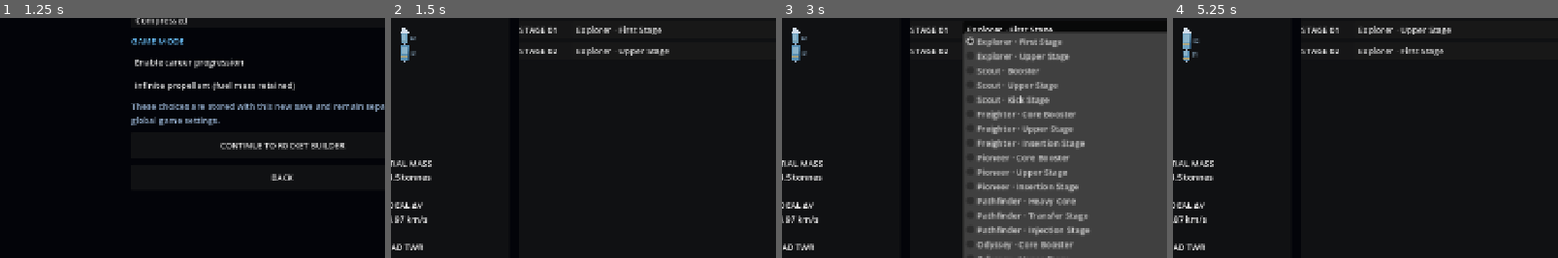
Above: before the commit, frames 1-4 (left to right).
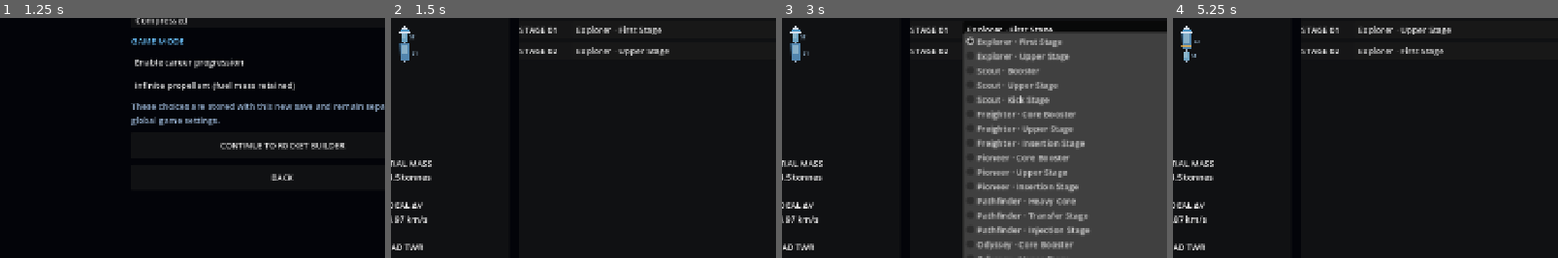
Above: after the commit, the same moments.

Repository: Blagos1195/Gravity-simulator
Game: Godot game, scene res://scenes/main.tscn
Same seed, same stepped clock (60 frames per second), same inputs: the game is played once before the commit and once after it.
Inputs:
- Up to frame 1 (1.25 s): click "NEW GAME" at 0.5 s
- Up to frame 2 (1.5 s): click "CONTINUE TO ROCKET BUILDER" at 1.25 s
- Up to frame 3 (3 s): click "Freighter · LEO cargo" at 2 s; click "Explorer · First Stage" at 2.75 s
- Up to frame 4 (5.25 s): click "1 engine" at 3.5 s; click "Standard tank" at 4.25 s; click "↑" at 5 s
The pictures show only the part of the screen within x 13-63%, y 42-92%; the shares and areas given below are measured in that part.

Frame 1 is identical in both runs. In frame 2, 0.2% of the frame differs, in the area x 2-8%, y 3-18%; in frame 3, 0.2%; in frame 4, 0.2%.

Commit message:
Make spacecraft appearance configurable through mods (#17)
* Make rocket stage appearance data-driven

* Make rocket stage appearance data-driven

* Make rocket stage appearance data-driven

* Make rocket stage appearance data-driven

* Make rocket stage appearance data-driven

* Make rocket stage appearance data-driven

* Keep stage visual profiles compact in catalog

* Center bounded engine cluster correctly

Diff:
--- a/Gravity/data/content_catalog.json
+++ b/Gravity/data/content_catalog.json
@@ -300,24 +300,24 @@
       }
     },
     "stage_parts": [
-      {"id": "explorer_first_stage", "label": "Explorer · Fi …(125 unchanged characters)… 000.0, "flow": 1500.0, "engine_count": 1},
-      {"id": "explorer_upper_stage", "label": "Explorer · Up …(119 unchanged characters)… 50000.0, "flow": 63.3, "engine_count": 1},
-      {"id": "scout_booster", "label": "Scout · Booster", "n …(102 unchanged characters)… 0000.0, "flow": 250.0, "engine_count": 1},
-      {"id": "scout_upper", "label": "Scout · Upper Stage",  …(106 unchanged characters)… 20000.0, "flow": 65.0, "engine_count": 1},
-      {"id": "scout_kick", "label": "Scout · Kick Stage", "n …(111 unchanged characters)… 10000.0, "flow": 30.0, "engine_count": 1},
-      {"id": "freighter_core", "label": "Freighter · Core Bo …(122 unchanged characters)… 000.0, "flow": 1650.0, "engine_count": 1},
-      {"id": "freighter_upper", "label": "Freighter · Upper  …(117 unchanged characters)… 0000.0, "flow": 320.0, "engine_count": 1},
-      {"id": "freighter_insertion", "label": "Freighter · In …(135 unchanged characters)… 60000.0, "flow": 75.0, "engine_count": 1},
-      {"id": "pioneer_core", "label": "Pioneer · Core Booste …(118 unchanged characters)… 000.0, "flow": 1800.0, "engine_count": 1},
-      {"id": "pioneer_upper", "label": "Pioneer · Upper Stag …(114 unchanged characters)… 0000.0, "flow": 370.0, "engine_count": 1},
-      {"id": "pioneer_insertion", "label": "Pioneer · Insert …(131 unchanged characters)… 90000.0, "flow": 82.0, "engine_count": 1},
-      {"id": "pathfinder_core", "label": "Pathfinder · Heavy …(122 unchanged characters)… 000.0, "flow": 3000.0, "engine_count": 1},
-      {"id": "pathfinder_transfer", "label": "Pathfinder · T …(130 unchanged characters)… 0000.0, "flow": 390.0, "engine_count": 1},
-      {"id": "pathfinder_injection", "label": "Pathfinder ·  …(130 unchanged characters)… 0000.0, "flow": 110.0, "engine_count": 1},
-      {"id": "odyssey_core", "label": "Odyssey · Core Booste …(118 unchanged characters)… 000.0, "flow": 1950.0, "engine_count": 1},
-      {"id": "odyssey_upper", "label": "Odyssey · Upper Stag …(114 unchanged characters)… 0000.0, "flow": 410.0, "engine_count": 1},
-      {"id": "odyssey_transfer", "label": "Odyssey · Transfe …(120 unchanged characters)… 10000.0, "flow": 87.0, "engine_count": 1},
-      {"id": "odyssey_kick", "label": "Odyssey · Deep-Space  …(128 unchanged characters)… 20000.0, "flow": 34.0, "engine_count": 1}
+      {"id": "explorer_first_stage", "label": "Explorer · Fi …(125 unchanged characters)… 000.0, "flow": 1500.0, "engine_count": 1, "visual_length_factor": 1.18, "visual_diameter_factor": 1.12, "visual_color_rgb": [0.32, 0.52, 0.68] },
+      {"id": "explorer_upper_stage", "label": "Explorer · Up …(119 unchanged characters)… 50000.0, "flow": 63.3, "engine_count": 1, "visual_length_factor": 0.94, "visual_diameter_factor": 0.9, "visual_color_rgb": [0.43, 0.64, 0.76] },
+      {"id": "scout_booster", "label": "Scout · Booster", "n …(102 unchanged characters)… 0000.0, "flow": 250.0, "engine_count": 1, "visual_length_factor": 1.18, "visual_diameter_factor": 1.12, "visual_color_rgb": [0.32, 0.52, 0.68] },
+      {"id": "scout_upper", "label": "Scout · Upper Stage",  …(106 unchanged characters)… 20000.0, "flow": 65.0, "engine_count": 1, "visual_length_factor": 0.94, "visual_diameter_factor": 0.9, "visual_color_rgb": [0.43, 0.64, 0.76] },
+      {"id": "scout_kick", "label": "Scout · Kick Stage", "n …(111 unchanged characters)… 10000.0, "flow": 30.0, "engine_count": 1, "visual_length_factor": 0.78, "visual_diameter_factor": 0.78, "visual_color_rgb": [0.52, 0.58, 0.68] },
+      {"id": "freighter_core", "label": "Freighter · Core Bo …(122 unchanged characters)… 000.0, "flow": 1650.0, "engine_count": 1, "visual_length_factor": 1.18, "visual_diameter_factor": 1.12, "visual_color_rgb": [0.32, 0.52, 0.68] },
+      {"id": "freighter_upper", "label": "Freighter · Upper  …(117 unchanged characters)… 0000.0, "flow": 320.0, "engine_count": 1, "visual_length_factor": 0.94, "visual_diameter_factor": 0.9, "visual_color_rgb": [0.43, 0.64, 0.76] },
+      {"id": "freighter_insertion", "label": "Freighter · In …(135 unchanged characters)… 60000.0, "flow": 75.0, "engine_count": 1, "visual_length_factor": 0.78, "visual_diameter_factor": 0.78, "visual_color_rgb": [0.52, 0.58, 0.68] },
+      {"id": "pioneer_core", "label": "Pioneer · Core Booste …(118 unchanged characters)… 000.0, "flow": 1800.0, "engine_count": 1, "visual_length_factor": 1.18, "visual_diameter_factor": 1.12, "visual_color_rgb": [0.32, 0.52, 0.68] },
+      {"id": "pioneer_upper", "label": "Pioneer · Upper Stag …(114 unchanged characters)… 0000.0, "flow": 370.0, "engine_count": 1, "visual_length_factor": 0.94, "visual_diameter_factor": 0.9, "visual_color_rgb": [0.43, 0.64, 0.76] },
+      {"id": "pioneer_insertion", "label": "Pioneer · Insert …(131 unchanged characters)… 90000.0, "flow": 82.0, "engine_count": 1, "visual_length_factor": 0.78, "visual_diameter_factor": 0.78, "visual_color_rgb": [0.52, 0.58, 0.68] },
+      {"id": "pathfinder_core", "label": "Pathfinder · Heavy …(122 unchanged characters)… 000.0, "flow": 3000.0, "engine_count": 1, "visual_length_factor": 1.18, "visual_diameter_factor": 1.12, "visual_color_rgb": [0.32, 0.52, 0.68] },
+      {"id": "pathfinder_transfer", "label": "Pathfinder · T …(130 unchanged characters)… 0000.0, "flow": 390.0, "engine_count": 1, "visual_length_factor": 0.94, "visual_diameter_factor": 0.9, "visual_color_rgb": [0.43, 0.64, 0.76] },
+      {"id": "pathfinder_injection", "label": "Pathfinder ·  …(130 unchanged characters)… 0000.0, "flow": 110.0, "engine_count": 1, "visual_length_factor": 0.78, "visual_diameter_factor": 0.78, "visual_color_rgb": [0.52, 0.58, 0.68] },
+      {"id": "odyssey_core", "label": "Odyssey · Core Booste …(118 unchanged characters)… 000.0, "flow": 1950.0, "engine_count": 1, "visual_length_factor": 1.18, "visual_diameter_factor": 1.12, "visual_color_rgb": [0.32, 0.52, 0.68] },
+      {"id": "odyssey_upper", "label": "Odyssey · Upper Stag …(114 unchanged characters)… 0000.0, "flow": 410.0, "engine_count": 1, "visual_length_factor": 0.94, "visual_diameter_factor": 0.9, "visual_color_rgb": [0.43, 0.64, 0.76] },
+      {"id": "odyssey_transfer", "label": "Odyssey · Transfe …(120 unchanged characters)… 10000.0, "flow": 87.0, "engine_count": 1, "visual_length_factor": 0.94, "visual_diameter_factor": 0.9, "visual_color_rgb": [0.43, 0.64, 0.76] },
+      {"id": "odyssey_kick", "label": "Odyssey · Deep-Space  …(128 unchanged characters)… 20000.0, "flow": 34.0, "engine_count": 1, "visual_length_factor": 0.78, "visual_diameter_factor": 0.78, "visual_color_rgb": [0.52, 0.58, 0.68] }
     ],
     "builder_options": {
       "payloads": [
--- a/Gravity/scripts/content_catalog.gd
+++ b/Gravity/scripts/content_catalog.gd
@@ -317,6 +317,13 @@
 			return part_error
 		if not part.has("name") or float(part.dry_mass) <= 0.0 or float(part.fuel_capacity) <= 0.0 or float(part.thrust) <= 0.0 or float(part.vacuum_thrust) <= 0.0 or float(part.flow) <= 0.0 or int(part.engine_count) <= 0 or float(part.engine_count) != float(int(part.engine_count)):
 			return "Rocket stage part %s has invalid name or engine values." % part_id
+		for visual_key in ["visual_length_factor", "visual_diameter_factor"]:
+			if part.has(visual_key) and (not (part[visual_key] is int or part[visual_key] is float) or float(part[visual_key]) <= 0.0):
+				return "Rocket stage part %s has an invalid %s." % [part_id, visual_key]
+		if part.has("visual_color_rgb"):
+			var visual_color_error := _color_field_error(part, "visual_color_rgb", "rocket stage part %s" % part_id)
+			if not visual_color_error.is_empty():
+				return visual_color_error
 	var builder_options: Variant = rocket.get("builder_options")
 	if not builder_options is Dictionary:
 		return "The rocket builder_options section is missing or invalid."
--- a/Gravity/scripts/rocket_design.gd
+++ b/Gravity/scripts/rocket_design.gd
@@ -194,12 +194,13 @@
 		var sea_thrust := float(stage.get("thrust", 0.0))
 		var vacuum_thrust := float(stage.get("vacuum_thrust", 0.0))
 		var flow := float(stage.get("flow", 0.0))
-		var engines := int(stage.get("engine_count", 0))
+		var engine_value: Variant = stage.get("engine_count", 0)
+		var engines := int(engine_value) if engine_value is int or engine_value is float else 0
 		if dry <= 0.0 or fuel <= 0.0 or flow <= 0.0 or sea_thrust <= 0.0 or vacuum_thrust <= 0.0:
 			errors.append("Stage %d mass, propellant, thrust and flow values must all be positive." % (i + 1))
-		if engines < 1:
-			errors.append("Stage %d must have at least one engine." % (i + 1))
-		if dry <= 0.0 or fuel <= 0.0 or flow <= 0.0 or sea_thrust <= 0.0 or vacuum_thrust <= 0.0 or engines < 1:
+		if not (engine_value is int or engine_value is float) or float(engine_value) != float(engines) or engines < 1:
+			errors.append("Stage %d must have a positive whole-number engine count." % (i + 1))
+		if dry <= 0.0 or fuel <= 0.0 or flow <= 0.0 or sea_thrust <= 0.0 or vacuum_thrust <= 0.0 or not (engine_value is int or engine_value is float) or float(engine_value) != float(engines) or engines < 1:
 			continue
 		if vacuum_thrust < sea_thrust:
 			errors.append("Stage %d vacuum thrust cannot be lower than sea-level thrust." % (i + 1))
--- a/Gravity/scripts/rocket_visual.gd
+++ b/Gravity/scripts/rocket_visual.gd
@@ -28,7 +28,8 @@
 	var heights: Array[float] = []
 	for stage in visible_stages:
 		var mass := float(stage.get("dry_mass", 0.0)) + float(stage.get("fuel_capacity", 0.0))
-		heights.append(clampf(15.0 + 12.0 * sqrt(mass / maxf(1.0, stack_mass)), 16.0, 27.0))
+		var length_factor := maxf(0.25, float(stage.get("visual_length_factor", 1.0)))
+		heights.append(clampf((15.0 + 12.0 * sqrt(mass / maxf(1.0, stack_mass))) * length_factor, 8.0, 60.0))
 	var payload_height := 13.0
 	var total_height := payload_height
 	for height in heights:
@@ -39,7 +40,8 @@
 		var stage: Dictionary = visible_stages[i]
 		var mass := float(stage.get("dry_mass", 0.0)) + float(stage.get("fuel_capacity", 0.0))
 		var engine_count := maxi(1, int(stage.get("engine_count", 1)))
-		var width := clampf(9.0 + 7.0 * sqrt(mass / maxf(1.0, stack_mass)) + 1.5 * sqrt(float(engine_count - 1)), 10.0, 28.0)
+		var diameter_factor := maxf(0.25, float(stage.get("visual_diameter_factor", 1.0)))
+		var width := clampf((9.0 + 7.0 * sqrt(mass / maxf(1.0, stack_mass)) + 1.5 * sqrt(float(engine_count - 1))) * diameter_factor, 8.0, 40.0)
 		widest_stage = maxf(widest_stage, width)
 	var payload_type := str(design.get("payload_type", "probe"))
 	var payload_width := widest_stage * 0.66
@@ -59,9 +61,13 @@
 		var height := heights[i]
 		var mass := float(stage.get("dry_mass", 0.0)) + float(stage.get("fuel_capacity", 0.0))
 		var engine_count := maxi(1, int(stage.get("engine_count", 1)))
-		var width := clampf(9.0 + 7.0 * sqrt(mass / maxf(1.0, stack_mass)) + 1.5 * sqrt(float(engine_count - 1)), 10.0, 28.0)
+		var diameter_factor := maxf(0.25, float(stage.get("visual_diameter_factor", 1.0)))
+		var width := clampf((9.0 + 7.0 * sqrt(mass / maxf(1.0, stack_mass)) + 1.5 * sqrt(float(engine_count - 1))) * diameter_factor, 8.0, 40.0)
 		var half := width * 0.5
 		var body_color := Color(0.35, 0.57, 0.71) if i % 2 == 0 else Color(0.43, 0.63, 0.75)
+		var visual_color: Variant = stage.get("visual_color_rgb", [])
+		if visual_color is Array and visual_color.size() == 3:
+			body_color = Color(float(visual_color[0]), float(visual_color[1]), float(visual_color[2]))
 		_polygon(canvas, origin, [Vector2(-half, y), Vector2(half, y), Vector2(half * 0.92, y + height), Vector2(-half * 0.92, y + height)], rotation, scale, body_color)
 		_polygon(canvas, origin, [Vector2(-half * 0.62, y + 2.0), Vector2(half * 0.62, y + 2.0), Vector2(half * 0.62, y + height * 0.62), Vector2(-half * 0.62, y + height * 0.62)], rotation, scale, Color(0.58, 0.73, 0.81, 0.8))
 		_line(canvas, origin, Vector2(-half, y + height * 0.78), Vector2(half, y + height * 0.78), rotation, scale, Color(0.9, 0.68, 0.3), 1.5)
@@ -70,12 +76,15 @@
 		if show_stage_labels:
 			canvas.draw_string(ThemeDB.fallback_font, _point(origin, Vector2(half + 4.0, y + height * 0.65), rotation, scale), "S%d" % (active_stage_index + i + 1), HORIZONTAL_ALIGNMENT_LEFT, -1, 9, Color(0.65, 0.8, 0.92))
 		var engines := maxi(1, int(stage.get("engine_count", 1)))
-		var spacing := width * 0.76 / float(maxi(1, engines - 1))
-		var nozzle_width := minf(minf(2.5, width * 0.13), maxf(0.35, spacing * 0.38))
-		for engine_index in range(engines):
-			var engine_x := (float(engine_index) - float(engines - 1) * 0.5) * spacing
+		var visible_engines := mini(engines, 64)
+		var spacing := width * 0.76 / float(maxi(1, visible_engines - 1))
+		var nozzle_width := minf(minf(2.5, width * 0.13), maxf(0.1, spacing * 0.38))
+		for engine_index in range(visible_engines):
+			var engine_x := (float(engine_index) - float(visible_engines - 1) * 0.5) * spacing
 			_polygon(canvas, origin, [Vector2(engine_x - nozzle_width, y + height), Vector2(engine_x + nozzle_width, y + height), Vector2(engine_x + nozzle_width * 0.7, y + height + 4.0), Vector2(engine_x - nozzle_width * 0.7, y + height + 4.0)], rotation, scale, Color(0.56, 0.61, 0.68))
 			if engine_enabled and i == 0 and throttle > 0.0:
 				var flame_length := 7.0 + 8.0 * clampf(throttle, 0.0, 1.0)
 				_polygon(canvas, origin, [Vector2(engine_x - nozzle_width * 0.7, y + height + 4.0), Vector2(engine_x, y + height + 4.0 + flame_length), Vector2(engine_x + nozzle_width * 0.7, y + height + 4.0)], rotation, scale, Color(1.0, 0.48, 0.12, 0.92))
+		if engines > visible_engines:
+			canvas.draw_string(ThemeDB.fallback_font, _point(origin, Vector2(half + 4.0, y + height), rotation, scale), "×%d" % engines, HORIZONTAL_ALIGNMENT_LEFT, -1, 9, Color(0.65, 0.8, 0.92))
 		y += height + 4.0
--- a/Gravity/tests/rocket_design_test.gd
+++ b/Gravity/tests/rocket_design_test.gd
@@ -39,7 +39,7 @@
 	heavier["payload_mass"] = 5000.0
 	assert(RocketDesign.total_delta_v(heavier) < RocketDesign.total_delta_v(design))
 	var invalid_engine_count := design.duplicate(true)
-	invalid_engine_count["stages"][1]["engine_count"] = 0
+	invalid_engine_count["stages"][1]["engine_count"] = 1.5
 	assert(not RocketDesign.validation_errors(invalid_engine_count).is_empty())
 	var low_thrust_upper_stage := design.duplicate(true)
 	low_thrust_upper_stage["stages"][1]["vacuum_thrust"] = 100000.0
@@ -143,7 +143,10 @@
 				"thrust": 200000.0,
 				"vacuum_thrust": 250000.0,
 				"flow": 63.3,
-				"engine_count": 1
+				"engine_count": 1,
+				"visual_length_factor": 1.4,
+				"visual_diameter_factor": 1.2,
+				"visual_color_rgb": [0.2, 0.4, 0.6]
 			}],
 			"presets_add": {
 				"TEST_MOD_PRESET": {
@@ -165,6 +168,8 @@
 	assert(merged_catalog.planets[-1].satellites[0].name == "Test Moon")
 	var merged_rocket: Dictionary = merged_catalog.rocket
 	assert(merged_rocket.stage_parts.size() == ContentCatalog.get_catalog().rocket.stage_parts.size() + 1)
+	assert(is_equal_approx(float(merged_rocket.stage_parts[-1].visual_length_factor), 1.4))
+	assert(merged_rocket.stage_parts[-1].visual_color_rgb == [0.2, 0.4, 0.6])
 	assert(merged_rocket.presets.has("TEST_MOD_PRESET"))
 	var original_catalog: Dictionary = ContentCatalog._catalog
 	ContentCatalog._catalog = merged_catalog
Not shown, changed: Gravity/MODDING.md
